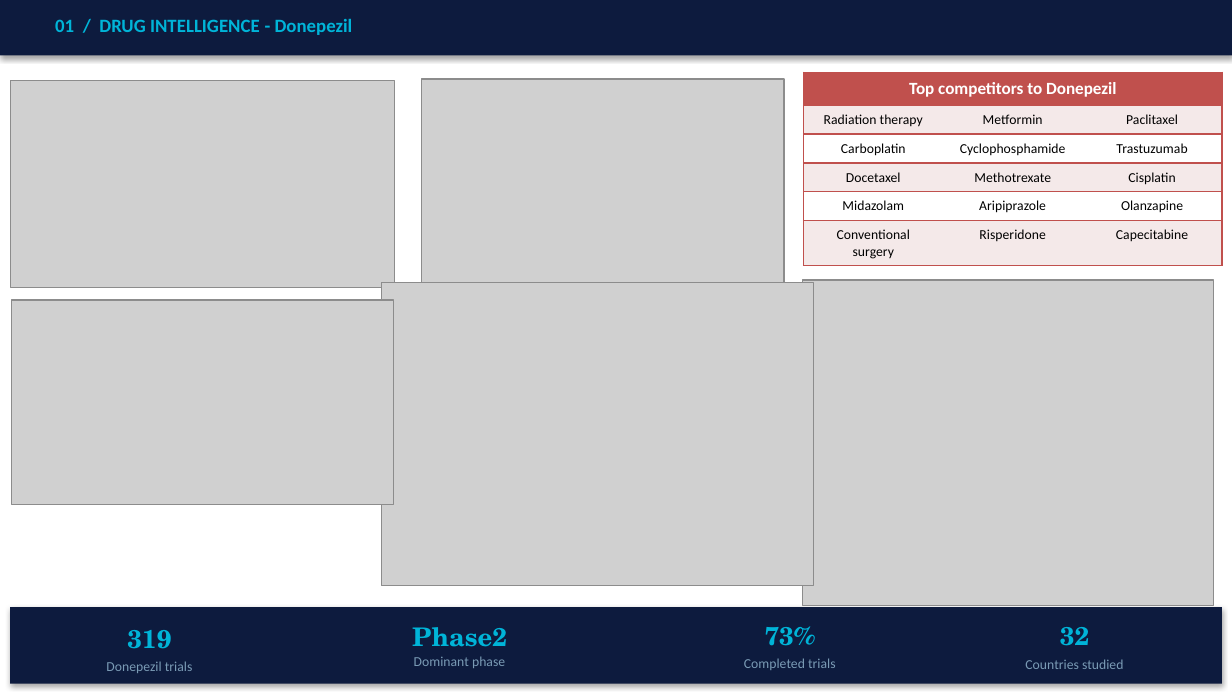
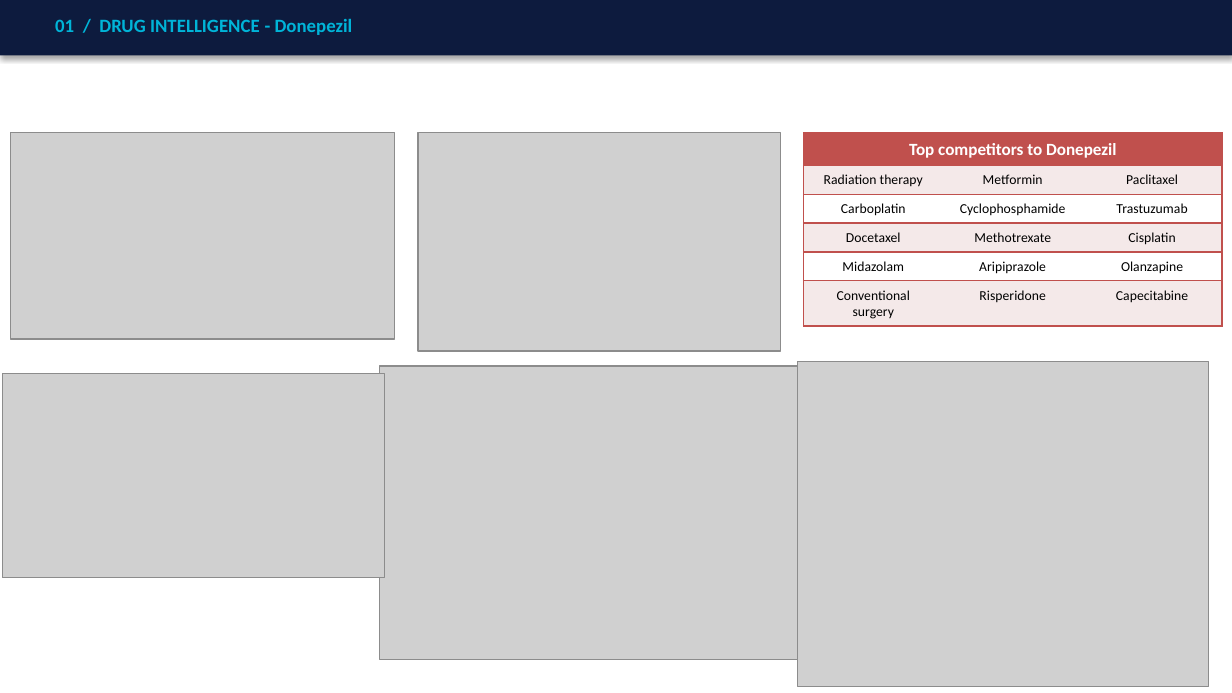
Before and after one commit to SHASANKsp/ClinicalTrails_application, a slide deck: slide 5 of ClinicalTrials_KG_LinkedIn_v2.pptx (slide 4 before the commit). Drawn at 1232x693 pixels with LibreOffice and Linux fonts; fonts in the diff are those of the drawing; grey boxes stand for pictures. Boxes give left, top, right and bottom in pixels: in the first picture for what was removed or moved away, otherwise in the second. Text is boxed around its words. In the diff, an @@ line names an element or a change of style, - is before the commit and + after.

```diff
--- a/ClinicalTrials_KG_LinkedIn_v2.pptx
+++ b/ClinicalTrials_KG_LinkedIn_v2.pptx
@@ picture: place and size @@
-picture at box(10, 81, 394, 288)
+picture at box(10, 133, 394, 340)
@@ picture: place and size @@
-picture at box(421, 79, 784, 297)
+picture at box(418, 133, 780, 351)
@@ table: place and size @@
-table at box(803, 73, 1221, 266)
+table at box(803, 133, 1221, 326)
@@ picture: place and size @@
-picture at box(11, 301, 393, 505)
+picture at box(2, 373, 384, 578)
@@ picture: place and size @@
-picture at box(381, 282, 813, 585)
+picture at box(379, 366, 797, 659)
@@ picture: place and size @@
-picture at box(803, 280, 1214, 605)
+picture at box(798, 361, 1209, 686)
@@ group removed at box(10, 607, 1222, 684): 8 texts, 1 rectangle @@
-319
-Donepezil trials
-Phase2
-Dominant phase
-73%
-Completed trials
-32
-Countries studied
```
Also in this commit, not shown: 5 other slides changed, 5 slides added, 2 slides removed, 1 other file.
